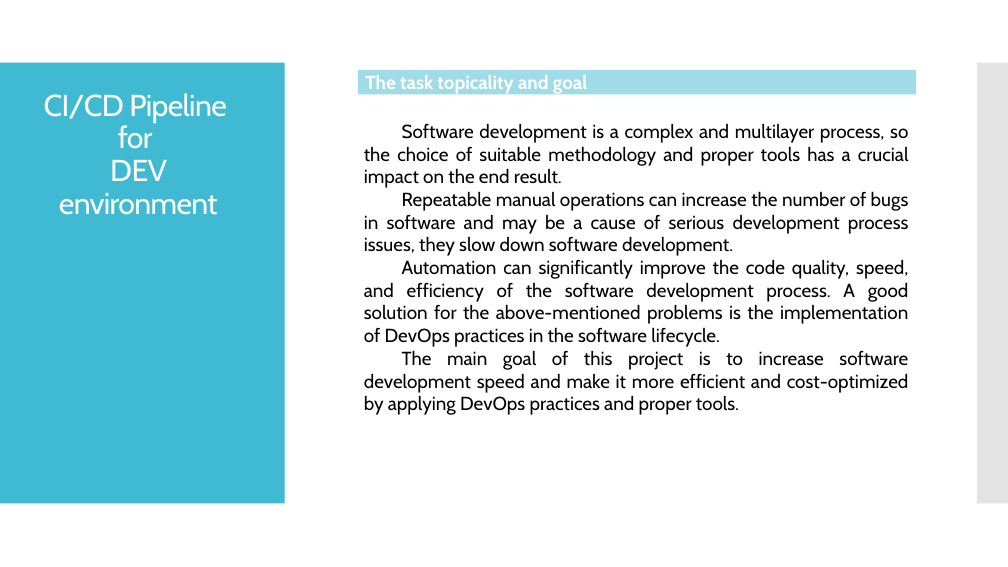
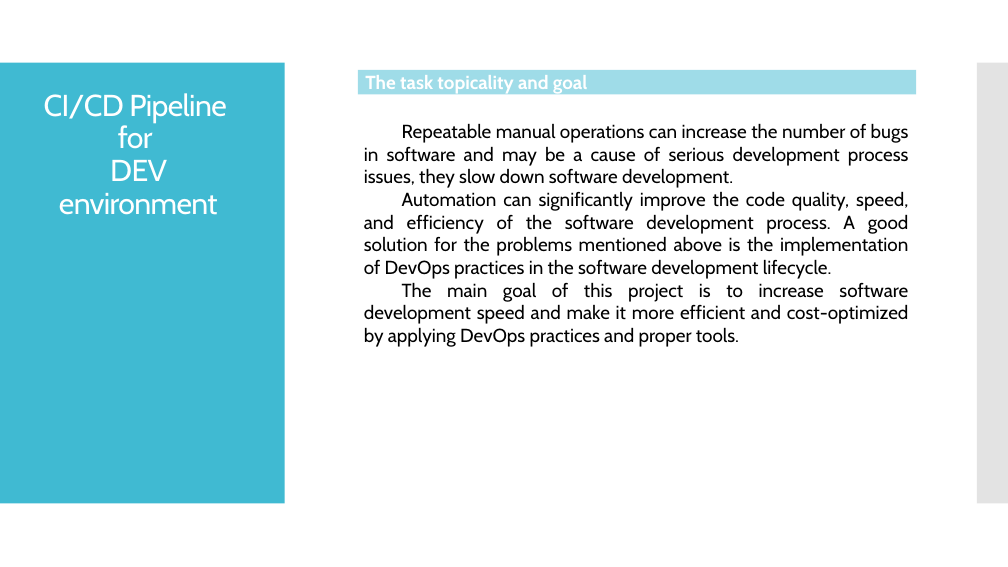
Before and after one commit to mkutsybala/EPAM-Project-v3, a slide deck: slide 4 of FinalProject_MykhailoKutsybala.pptx. Drawn at 1008x567 pixels with LibreOffice and Linux fonts; fonts in the diff are those of the drawing. Boxes give left, top, right and bottom in pixels: in the first picture for what was removed or moved away, otherwise in the second. Text is boxed around its words. In the diff, an @@ line names an element or a change of style, - is before the commit and + after.

```diff
--- a/FinalProject_MykhailoKutsybala.pptx
+++ b/FinalProject_MykhailoKutsybala.pptx
@@ text at [364, 123, 909, 188]: paragraph removed @@
-Software development is a complex and multilayer process, so the choice of suitable methodology and proper tools has a crucial impact on the end result.
@@ text at [364, 191, 909, 279]: text changed @@
-Automation can significantly improve the code quality, speed, and efficiency of the software development process. A good solution for the above-mentioned problems is the implementation of DevOps practices in the software lifecycle.
+Automation can significantly improve the code quality, speed, and efficiency of the software development process. A good solution for the problems mentioned above is the implementation of DevOps practices in the software development lifecycle.
```
Also in this commit, not shown: 4 other slides changed, 1 slide added, 1 slide removed.
